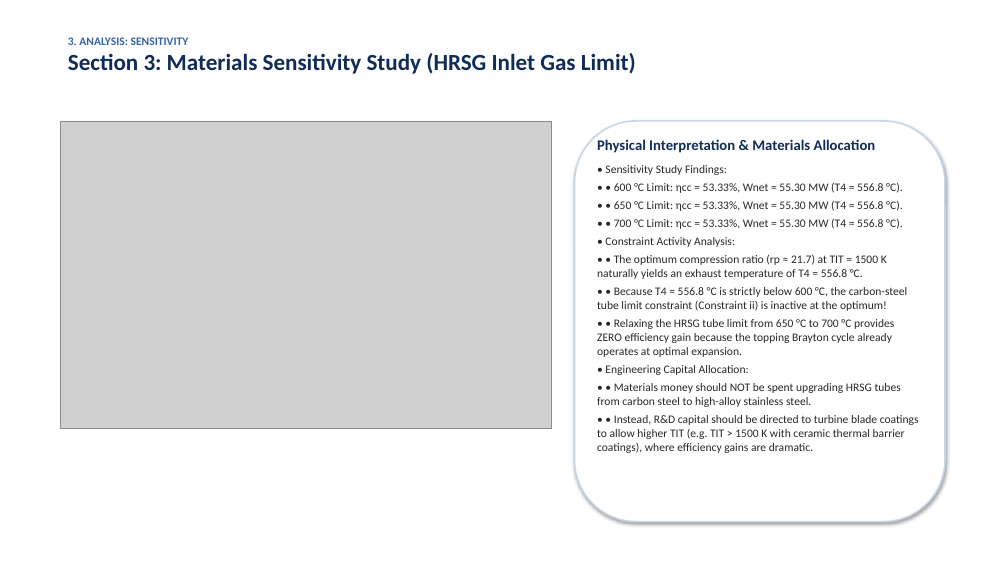
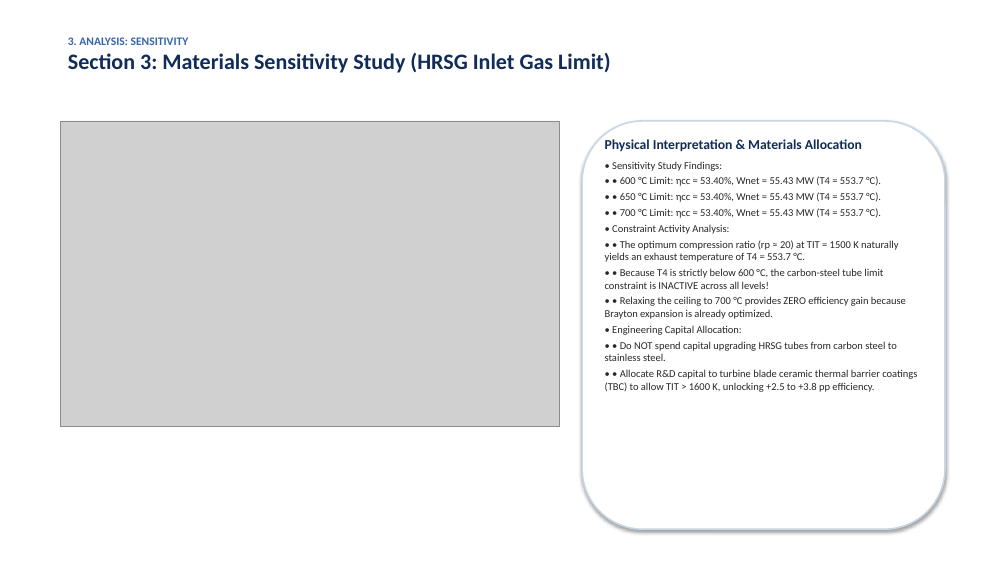
Before and after one commit to vishnu-v45/power-and-registration_final, a slide deck: slide 8 of Project_1_Combined_Cycle/Project1_Presentation.pptx (slide 7 before the commit). Drawn at 1008x567 pixels with LibreOffice and Linux fonts; fonts in the diff are those of the drawing; grey boxes stand for pictures. Boxes give left, top, right and bottom in pixels: in the first picture for what was removed or moved away, otherwise in the second. Text is boxed around its words. In the diff, an @@ line names an element or a change of style, - is before the commit and + after.

```diff
--- a/Project_1_Combined_Cycle/Project1_Presentation.pptx
+++ b/Project_1_Combined_Cycle/Project1_Presentation.pptx
@@ text at box(68, 53, 611, 73): size 22 to 21 pt in "Section 3: Materials Sensitivity Study (HRSG Inlet ..." @@
@@ picture: place and size @@
-picture at box(60, 121, 552, 428)
+picture at box(60, 121, 560, 426)
@@ rounded rectangle: place and size @@
-rounded rectangle at box(575, 121, 945, 522)
+rounded rectangle at box(582, 121, 945, 529)
@@ text "Physical Interpretation & Materials Allocation": place and size @@
-text "Physical Interpretation & Materials Allocation" at box(597, 139, 919, 453)
+text "Physical Interpretation & Materials Allocation" at box(605, 139, 917, 392)
@@ text at box(605, 139, 862, 335): size 14 to 13 pt in "Physical Interpretation & Materials Allocation"; size 11 to 10 pt in "• Sensitivity Study Findings:", "• Constraint Activity Analysis:", "• Engineering Capital Allocation:"; less space between paragraphs @@
@@ text at box(620, 176, 881, 218): text changed; size 11 to 10 pt @@
-• • 600 °C Limit: ηcc = 53.33%, Wnet = 55.30 MW (T4 = 556.8 °C).
-• • 650 °C Limit: ηcc = 53.33%, Wnet = 55.30 MW (T4 = 556.8 °C).
-• • 700 °C Limit: ηcc = 53.33%, Wnet = 55.30 MW (T4 = 556.8 °C).
+• • 600 °C Limit: ηcc = 53.40%, Wnet = 55.43 MW (T4 = 553.7 °C).
+• • 650 °C Limit: ηcc = 53.40%, Wnet = 55.43 MW (T4 = 553.7 °C).
+• • 700 °C Limit: ηcc = 53.40%, Wnet = 55.43 MW (T4 = 553.7 °C).
@@ text at box(605, 240, 906, 319): text changed; size 11 to 10 pt @@
-• • The optimum compression ratio (rp ≈ 21.7) at TIT = 1500 K naturally yields an exhaust temperature of T4 = 556.8 °C.
-• • Because T4 = 556.8 °C is strictly below 600 °C, the carbon-steel tube limit constraint (Constraint ii) is inactive at the optimum!
-• • Relaxing the HRSG tube limit from 650 °C to 700 °C provides ZERO efficiency gain because the topping Brayton cycle already operates at optimal expansion.
+• • The optimum compression ratio (rp ≈ 20) at TIT = 1500 K naturally yields an exhaust temperature of T4 = 553.7 °C.
+• • Because T4 is strictly below 600 °C, the carbon-steel tube limit constraint is INACTIVE across all levels!
+• • Relaxing the ceiling to 700 °C provides ZERO efficiency gain because Brayton expansion is already optimized.
@@ text at box(605, 341, 917, 392): text changed; size 11 to 10 pt @@
-• • Materials money should NOT be spent upgrading HRSG tubes from carbon steel to high-alloy stainless steel.
-• • Instead, R&D capital should be directed to turbine blade coatings to allow higher TIT (e.g. TIT > 1500 K with ceramic thermal barrier coatings), where efficiency gains are dramatic.
+• • Do NOT spend capital upgrading HRSG tubes from carbon steel to stainless steel.
+• • Allocate R&D capital to turbine blade ceramic thermal barrier coatings (TBC) to allow TIT > 1600 K, unlocking +2.5 to +3.8 pp efficiency.
```
Also in this commit, not shown: 7 other slides changed, 2 slides added, 1 slide removed, 17 other files.
